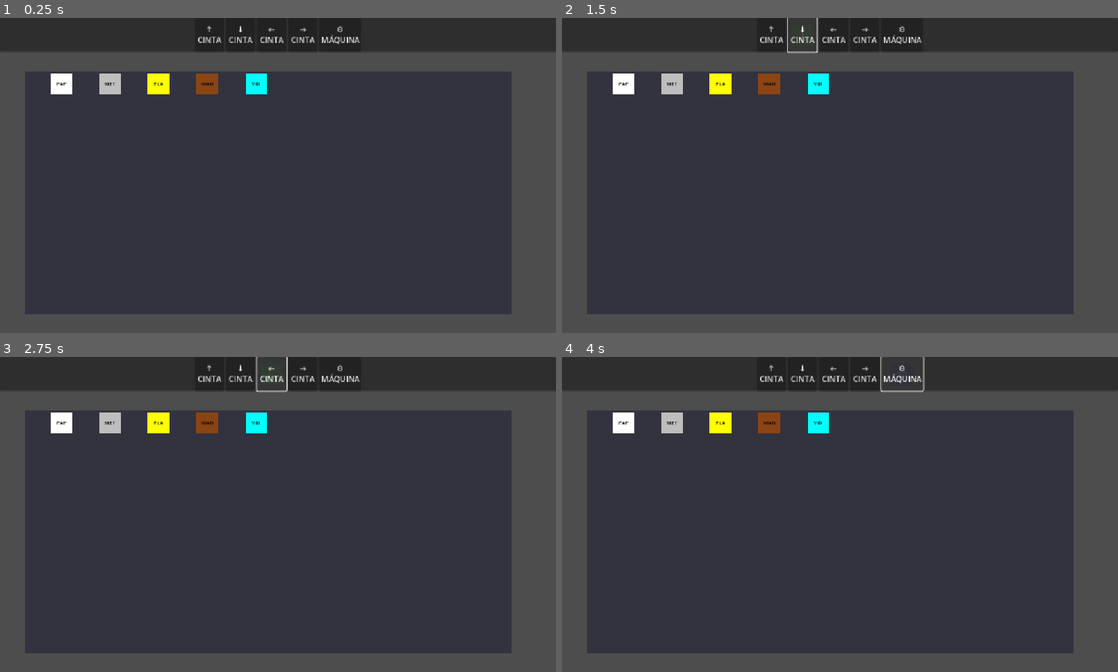
Above: before the commit, frames 1-4 (two rows, left to right).
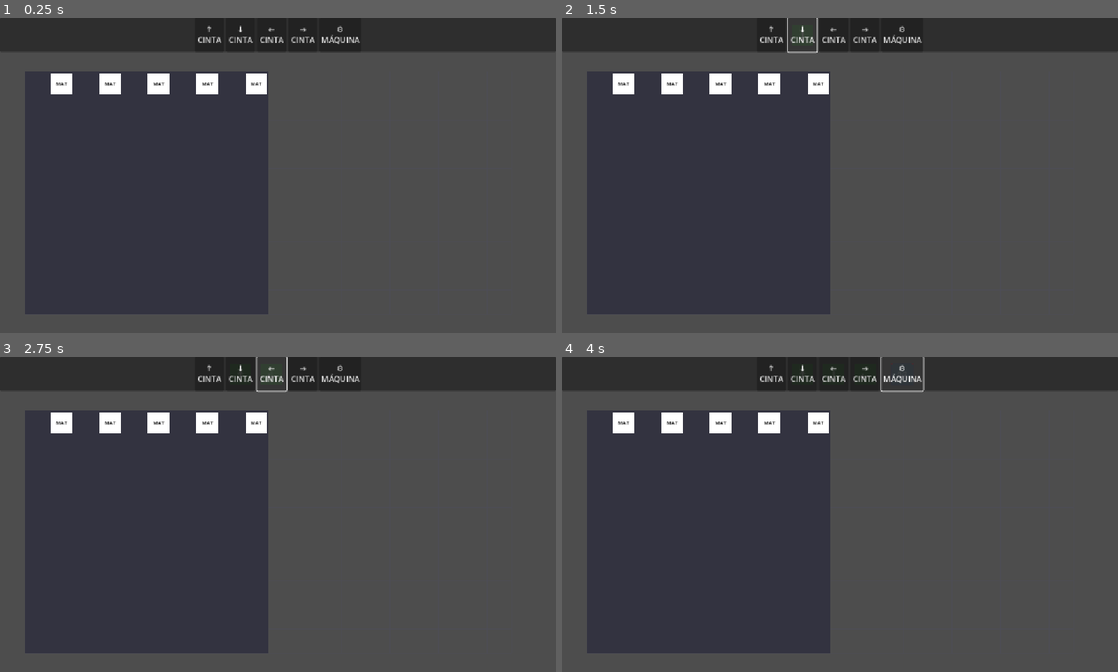
Above: after the commit, the same moments.

Repository: GustavoLuizaga/factory_flow
Game: Godot game, scene res://level1/level_01.tscn
The game is run twice, just before and just after one commit, with the same random seed, the same clock (stepped at 60 frames per second) and the same inputs.
Inputs:
- Up to frame 1 (0.25 s): no input
- Up to frame 2 (1.5 s): click "↑ CINTA" at 0.5 s; click "↓ CINTA" at 1.25 s
- Up to frame 3 (2.75 s): click "← CINTA" at 2 s
- Up to frame 4 (4 s): click "→ CINTA" at 2.75 s; click "⚙ MÁQUINA" at 3.5 s

The runs differ from the first frame. In frame 1, 35% of the frame differs, in the area x 10-92%, y 16-95%; in frame 2, 35%; in frame 3, 35%; in frame 4, 35%.
Error after the commit: Parse Error: Identifier "SQLite" not declared in the current scope. (res://autoload/game_manager.gd:49)

Commit message:
Dependencia de sqlite y consulta a la bd para las fusiones

Diff:
--- a/autoload/game_manager.gd
+++ b/autoload/game_manager.gd
@@ -3,17 +3,13 @@
 ## GameManager - Singleton global
 ## Gestiona recetas, estado del juego y lógica compartida
 
+# Ruta a la base de datos
+const DB_PATH = "res://database/factory_db.db"
+
 # Diccionario de recetas: "Material1+Material2" -> "Producto"
-var recipes: Dictionary = {
-	"Papel+Metal": "Lata con etiqueta",
-	"Metal+Papel": "Lata con etiqueta",
-	"Metal+Plastico": "Cable recubierto",
-	"Plastico+Metal": "Cable recubierto",
-	"Plastico+Madera": "Juguete",
-	"Madera+Plastico": "Juguete"
-}
+var recipes: Dictionary = {}
 
-# Colores únicos para cada tipo de material/producto
+# Colores únicos para cada tipo de material/producto (provisional hasta tener sprites)
 var material_colors: Dictionary = {
 	"Papel": Color.WHITE,
 	"Metal": Color.GRAY,
@@ -26,7 +22,7 @@
 }
 
 # Tipos de materiales base disponibles
-var base_materials: Array[String] = ["Papel", "Metal", "Plastico", "Madera", "Vidrio"]
+var base_materials: Array[String] = []
 
 # Referencia al grid actual
 var current_grid: Node = null
@@ -35,9 +31,81 @@
 var items_produced: int = 0
 var successful_fusions: int = 0
 
+var db = null
+
 
 func _ready() -> void:
 	print("GameManager inicializado")
+	load_data_from_database()
+
+
+## Carga elementos y combinaciones desde SQLite
+func load_data_from_database() -> void:
+	if not ClassDB.class_exists("SQLite"):
+		push_error("❌ SQLite no disponible, usando datos hardcodeados")
+		_load_hardcoded_data()
+		return
+
+	db = SQLite.new()
+	db.path = DB_PATH
+
+	if not db.open_db():
+		push_error("❌ No se pudo abrir la base de datos")
+		_load_hardcoded_data()
+		return
+
+	print("✅ Base de datos abierta:", DB_PATH)
+
+	# Cargar elementos
+	db.query("SELECT nombre FROM elementos")
+	var elementos = db.query_result
+
+	if elementos and len(elementos) > 0:
+		base_materials.clear()
+		for row in elementos:
+			base_materials.append(row["nombre"])
+		print("📦 Cargados", len(base_materials), "elementos:", base_materials)
+
+	# Cargar combinaciones
+	db.query("""
+		SELECT
+			e1.nombre as elemento1,
+			e2.nombre as elemento2,
+			e3.nombre as resultado
+		FROM combinaciones c
+		JOIN elementos e1 ON c.elemento1 = e1.id_elemento
+		JOIN elementos e2 ON c.elemento2 = e2.id_elemento
+		JOIN elementos e3 ON c.resultado = e3.id_elemento
+	""")
+	var combinaciones = db.query_result
+
+	if combinaciones and len(combinaciones) > 0:
+		recipes.clear()
+		for row in combinaciones:
+			var elem1 = row["elemento1"]
+			var elem2 = row["elemento2"]
+			var resultado = row["resultado"]
+
+			recipes[elem1 + "+" + elem2] = resultado
+			recipes[elem2 + "+" + elem1] = resultado
+
+		print("🔬 Cargadas", len(combinaciones), "combinaciones")
+
+	db.close_db()
+
+
+## Datos hardcodeados de respaldo
+func _load_hardcoded_data() -> void:
+	base_materials = ["Papel", "Metal", "Plastico", "Madera", "Vidrio"]
+	recipes = {
+		"Papel+Metal": "Lata con etiqueta",
+		"Metal+Papel": "Lata con etiqueta",
+		"Metal+Plastico": "Cable recubierto",
+		"Plastico+Metal": "Cable recubierto",
+		"Plastico+Madera": "Juguete",
+		"Madera+Plastico": "Juguete"
+	}
+	print("📦 Usando datos hardcodeados")
 
 
 ## Verifica si existe una receta válida con dos materiales
@@ -60,6 +128,8 @@
 
 ## Obtiene un material base aleatorio
 func get_random_base_material() -> String:
+	if base_materials.size() == 0:
+		return "Papel"  # Default si está vacío
 	return base_materials[randi() % base_materials.size()]
 
 
Not shown, added: addons/godot-sqlite/gdsqlite.gdextension.uid
Not shown, added: addons/godot-sqlite/godot-sqlite.gd
Not shown, added: addons/godot-sqlite/godot-sqlite.gd.uid
Not shown, added: addons/godot-sqlite/plugin.cfg
Not shown, added: addons/godot-sqlite/LICENSE.md
Not shown, added: addons/godot-sqlite/bin/libgdsqlite.android.template_debug.arm64.so
Not shown, added: addons/godot-sqlite/bin/libgdsqlite.android.template_debug.x86_64.so
Not shown, added: addons/godot-sqlite/bin/libgdsqlite.android.template_release.arm64.so
Not shown, added: addons/godot-sqlite/bin/libgdsqlite.android.template_release.x86_64.so
Not shown, added: addons/godot-sqlite/bin/libgdsqlite.ios.template_debug.arm64.dylib
Not shown, added: addons/godot-sqlite/bin/libgdsqlite.ios.template_debug.xcframework/Info.plist
Not shown, added: addons/godot-sqlite/bin/libgdsqlite.ios.template_debug.xcframework/ios-arm64/libgdsqlite.ios.template_debug.a
(and 27 more such lines)
